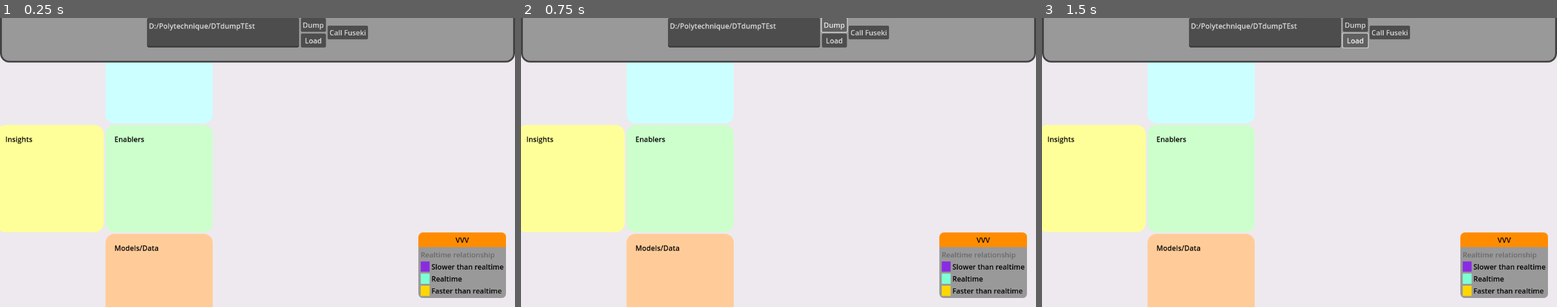
Above: before the commit, frames 1-3 (left to right).
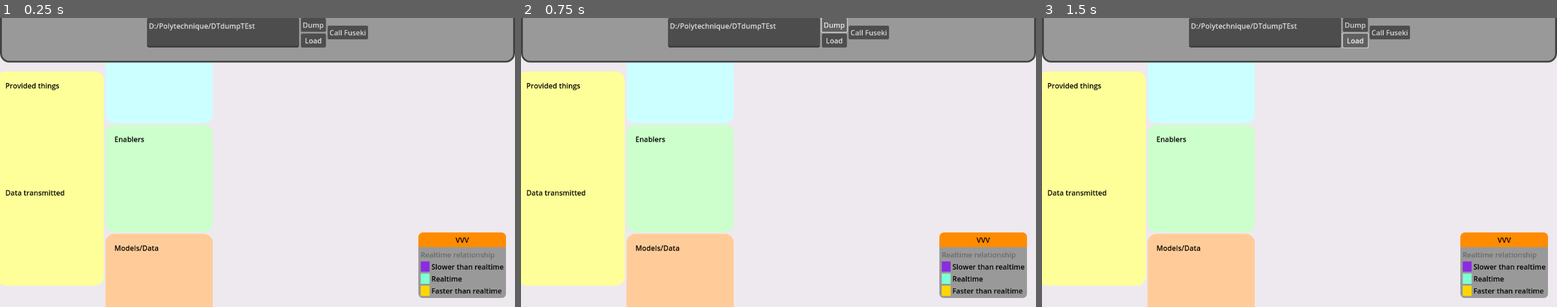
Above: after the commit, the same moments.

Repository: oakeslab-polymtl/DTInsight
Game: Godot game, scene res://MainScene/MainScene.tscn
Two runs of this game, one before a commit and one after it. Both use one fixed random seed, a clock stepped at 60 frames per second and the inputs below.
Inputs:
- Up to frame 1 (0.25 s): no input
- Up to frame 2 (0.75 s): click "Dump" at 0.5 s
- Up to frame 3 (1.5 s): click "Load" at 1.25 s

The runs differ from the first frame. In frame 1, 7.7% of the frame differs, in the area x 0-21%, y 18-93%; in frame 2, 7.7%; in frame 3, 7.7%.
Error before the commit: Attempt to call function 'store_string' in base 'null instance' on a null instance. (res://Fuseki/Dump/FusekiDumper.gd:49)
Error after the commit: Attempt to call function 'store_string' in base 'null instance' on a null instance. (res://Fuseki/Dump/FusekiDumper.gd:52)

Commit message:
Added data transmitted in pt

Diff:
--- a/DTContainer/DT&PTContainer.gd
+++ b/DTContainer/DT&PTContainer.gd
@@ -6,7 +6,8 @@
 @onready var service_container = $DTContainer/ServicesPanel/ServicesContainer
 @onready var enabler_container = $DTContainer/EnablersPanel/EnablersContainer
 @onready var model_container = $DTContainer/ModelsPanel/ModelsContainer
-@onready var insight_container = $PTContainer/PanelContainer/InsightsContainer
+@onready var provided_things_container = $PTContainer/ProvidedThingsPanel/ProvidedThingsContainer
+@onready var data_transmitted_container = $PTContainer/DataTransmittedPanel/DataTransmittedContainer
 
 #Container side enum
 enum ContainerSide {
@@ -16,7 +17,7 @@
 }
 
 #Access to fuseki data
-var fuseki_data = null
+var fuseki_data : FusekiData = null
 
 #Load the generic display scene
 const GenericDisplay = preload("res://GenericDisplay/generic_display.tscn")
@@ -63,7 +64,8 @@
 	update_node_with(service_container, fuseki_data.service)
 	update_node_with(enabler_container, fuseki_data.enabler)
 	update_node_with(model_container, fuseki_data.model)
-	update_node_with(insight_container, fuseki_data.insight)
+	update_node_with(provided_things_container, fuseki_data.provided_thing)
+	update_node_with(data_transmitted_container, fuseki_data.data_transmitted)
 
 #Update a node with Fuseki element data by creating a generic display node
 func update_node_with(visual_container, fuseki_node_data : Dictionary):
@@ -109,7 +111,7 @@
 
 func get_all_connected_to(element_name : String) -> Array[String]:
 	var all_connected : Array[String]= [element_name]
-	for link in fuseki_data.enabler_to_service + fuseki_data.model_to_enabler + fuseki_data.service_to_insight:
+	for link in fuseki_data.enabler_to_service + fuseki_data.model_to_enabler + fuseki_data.service_to_provided_thing:
 		if link.first_node_name == element_name:
 			all_connected.append(link.second_node_name)
 		if link.second_node_name == element_name:
@@ -121,7 +123,7 @@
 	if (not fuseki_data == null):
 		update_link_with(fuseki_data.enabler_to_service)
 		update_link_with(fuseki_data.model_to_enabler)
-		update_link_with(fuseki_data.service_to_insight, ContainerSide.TOP)
+		update_link_with(fuseki_data.service_to_provided_thing, ContainerSide.TOP)
 
 #With Fuseki link data draw those links
 func update_link_with(fuseki_link_data, force_side_source : ContainerSide = ContainerSide.ANY):
--- a/DTContainer/DT&PTContainer.tscn
+++ b/DTContainer/DT&PTContainer.tscn
@@ -10,6 +10,13 @@
 bg_color = Color(1, 1, 0.6, 1)
 corner_radius_top_left = 20
 corner_radius_top_right = 20
+
+[sub_resource type="StyleBoxFlat" id="StyleBoxFlat_rl1kt"]
+content_margin_left = 20.0
+content_margin_top = 20.0
+content_margin_right = 20.0
+content_margin_bottom = 20.0
+bg_color = Color(1, 1, 0.6, 1)
 corner_radius_bottom_right = 20
 corner_radius_bottom_left = 20
 
@@ -54,26 +61,42 @@
 
 [node name="PTContainer" type="VBoxContainer" parent="."]
 layout_mode = 2
+theme_override_constants/separation = 0
 alignment = 1
 
-[node name="PanelContainer" type="PanelContainer" parent="PTContainer"]
+[node name="ProvidedThingsPanel" type="PanelContainer" parent="PTContainer"]
 z_index = -1
 layout_mode = 2
 mouse_filter = 1
 theme_override_styles/panel = SubResource("StyleBoxFlat_sp6md")
 
-[node name="InsightsContainer" type="HBoxContainer" parent="PTContainer/PanelContainer"]
+[node name="ProvidedThingsContainer" type="HBoxContainer" parent="PTContainer/ProvidedThingsPanel"]
 custom_minimum_size = Vector2(200, 200)
 layout_mode = 2
 size_flags_vertical = 3
-alignment = 1
 
-[node name="InsightsLabel" type="Label" parent="PTContainer/PanelContainer/InsightsContainer"]
+[node name="ProvidedThingsLabel" type="Label" parent="PTContainer/ProvidedThingsPanel/ProvidedThingsContainer"]
 layout_mode = 2
-size_flags_horizontal = 2
+size_flags_horizontal = 0
 size_flags_vertical = 0
 theme_override_colors/font_color = Color(0, 0, 0, 1)
-text = "Insights"
+text = "Provided things"
+
+[node name="DataTransmittedPanel" type="PanelContainer" parent="PTContainer"]
+z_index = -1
+layout_mode = 2
+theme_override_styles/panel = SubResource("StyleBoxFlat_rl1kt")
+
+[node name="DataTransmittedContainer" type="HBoxContainer" parent="PTContainer/DataTransmittedPanel"]
+custom_minimum_size = Vector2(200, 200)
+layout_mode = 2
+
+[node name="DataTransmittedLabel" type="Label" parent="PTContainer/DataTransmittedPanel/DataTransmittedContainer"]
+layout_mode = 2
+size_flags_horizontal = 0
+size_flags_vertical = 0
+theme_override_colors/font_color = Color(0, 0, 0, 1)
+text = "Data transmitted"
 
 [node name="DTContainer" type="VBoxContainer" parent="."]
 layout_mode = 2
@@ -88,12 +111,10 @@
 [node name="ServicesContainer" type="HBoxContainer" parent="DTContainer/ServicesPanel"]
 custom_minimum_size = Vector2(200, 200)
 layout_mode = 2
-size_flags_vertical = 3
-alignment = 1
 
 [node name="ServicesLabel" type="Label" parent="DTContainer/ServicesPanel/ServicesContainer"]
 layout_mode = 2
-size_flags_horizontal = 2
+size_flags_horizontal = 0
 size_flags_vertical = 0
 theme_override_colors/font_color = Color(0, 0, 0, 1)
 text = "Services"
@@ -108,11 +129,10 @@
 custom_minimum_size = Vector2(200, 200)
 layout_mode = 2
 size_flags_vertical = 3
-alignment = 1
 
 [node name="EnablersLabel" type="Label" parent="DTContainer/EnablersPanel/EnablersContainer"]
 layout_mode = 2
-size_flags_horizontal = 2
+size_flags_horizontal = 0
 size_flags_vertical = 0
 theme_override_colors/font_color = Color(0, 0, 0, 1)
 text = "Enablers"
@@ -127,11 +147,10 @@
 custom_minimum_size = Vector2(200, 200)
 layout_mode = 2
 size_flags_vertical = 3
-alignment = 1
 
 [node name="ModelsLabel" type="Label" parent="DTContainer/ModelsPanel/ModelsContainer"]
 layout_mode = 2
-size_flags_horizontal = 2
+size_flags_horizontal = 0
 size_flags_vertical = 0
 theme_override_colors/font_color = Color(0, 0, 0, 1)
 text = "Models/Data
--- a/Fuseki/Caller/FusekiCallerButton.gd
+++ b/Fuseki/Caller/FusekiCallerButton.gd
@@ -17,13 +17,15 @@
 	await(SparqlRequest.request_completed)
 	query_fuseky(FusekiQueryManager.MODELS_QUERY)
 	await(SparqlRequest.request_completed)
-	query_fuseky(FusekiQueryManager.INSIGHTS_QUERY)
+	query_fuseky(FusekiQueryManager.DATA_TRANSMITTED_QUERY)
+	await(SparqlRequest.request_completed)
+	query_fuseky(FusekiQueryManager.PROVIDED_THINGS_QUERY)
 	await(SparqlRequest.request_completed)
 	query_fuseky(FusekiQueryManager.ENABLERS_TO_SERVICES_QUERY)
 	await(SparqlRequest.request_completed)
 	query_fuseky(FusekiQueryManager.MODELS_TO_ENABLERS_QUERY)
 	await(SparqlRequest.request_completed)
-	query_fuseky(FusekiQueryManager.SERVICES_TO_INSIGHTS_QUERY)
+	query_fuseky(FusekiQueryManager.SERVICES_TO_PROVIDED_THINGS_QUERY)
 	await(SparqlRequest.request_completed)
 	FusekiSignals.fuseki_data_updated.emit()
 	disabled = false
--- a/Fuseki/Caller/FusekiQuery.gd
+++ b/Fuseki/Caller/FusekiQuery.gd
@@ -47,20 +47,29 @@
 	OPTIONAL {?model ?attribute ?value}
 }"
 
-const INSIGHTS_QUERY = "PREFIX DTDFvocab:   <https://bentleyjoakes.github.io/DTDF/vocab/DTDFVocab#>
+const PROVIDED_THINGS_QUERY = "PREFIX DTDFvocab:   <https://bentleyjoakes.github.io/DTDF/vocab/DTDFVocab#>
 PREFIX rdfs:        <http://www.w3.org/2000/01/rdf-schema#>
 
 SELECT *
 WHERE {
-	?insight a DTDFvocab:Insight .
-	OPTIONAL {?insight ?attribute ?value}
+	?provided a DTDFvocab:ProvidedThing .
+	OPTIONAL {?provided ?attribute ?value}
 }"
 
-const SERVICES_TO_INSIGHTS_QUERY = "PREFIX DTDFvocab:   <https://bentleyjoakes.github.io/DTDF/vocab/DTDFVocab#>
+const SERVICES_TO_PROVIDED_THINGS_QUERY = "PREFIX DTDFvocab:   <https://bentleyjoakes.github.io/DTDF/vocab/DTDFVocab#>
 PREFIX rdfs:        <http://www.w3.org/2000/01/rdf-schema#>
 
 SELECT *
 WHERE {
 	?service a DTDFvocab:Service .
-	?service DTDFvocab:provides ?insight
+	?service DTDFvocab:provides ?provided
 }"
+
+const DATA_TRANSMITTED_QUERY = "PREFIX DTDFvocab:   <https://bentleyjoakes.github.io/DTDF/vocab/DTDFVocab#>
+PREFIX rdfs:        <http://www.w3.org/2000/01/rdf-schema#>
+
+SELECT *
+WHERE {
+	?dataT a DTDFvocab:DataTransmitted .
+	OPTIONAL {?dataT ?attribute ?value}
+}"
--- a/Fuseki/Data/FusekiData.gd
+++ b/Fuseki/Data/FusekiData.gd
@@ -16,8 +16,9 @@
 var service : Dictionary
 var enabler : Dictionary
 var model : Dictionary
-var insight : Dictionary
-var service_to_insight : Array[GenericLinkedNodes]
+var provided_thing : Dictionary
+var data_transmitted : Dictionary
+var service_to_provided_thing : Array[GenericLinkedNodes]
 var enabler_to_service : Array[GenericLinkedNodes]
 var model_to_enabler : Array[GenericLinkedNodes]
 
@@ -43,17 +44,18 @@
 		enabler_to_service = parse_fuseki_json(json, true)
 	elif ("model" in json_head && "enabler" in json_head):
 		model_to_enabler = parse_fuseki_json(json, true)
-	elif ("service" in json_head && "insight" in json_head):
-		service_to_insight = parse_fuseki_json(json, true)
-		dump("to_console = true", true)
+	elif ("service" in json_head && "provided" in json_head):
+		service_to_provided_thing = parse_fuseki_json(json, true)
 	elif ("service" in json_head):
 		service = parse_fuseki_json(json)
 	elif("enabler" in json_head):
 		enabler = parse_fuseki_json(json)
 	elif ("model" in json_head):
 		model = parse_fuseki_json(json)
-	elif ("insight" in json_head):
-		insight = parse_fuseki_json(json)
+	elif ("dataT" in json_head):
+		data_transmitted = parse_fuseki_json(json)
+	elif ("provided" in json_head):
+		provided_thing = parse_fuseki_json(json)
 
 #Parse the json from Fuseki into internal data structure
 #Return an Array of GenericLinkedNodes or a Dictionary depending on the data type
@@ -120,7 +122,7 @@
 	service = {}
 	enabler = {}
 	model = {}
-	insight = {}
-	service_to_insight = []
+	provided_thing = {}
+	service_to_provided_thing = []
 	enabler_to_service = []
 	model_to_enabler = []
--- a/Fuseki/Dump/FusekiDumper.gd
+++ b/Fuseki/Dump/FusekiDumper.gd
@@ -10,8 +10,9 @@
 const enablers_indicator = "Enablers :"
 const models_to_enablers_indicator = "Models to enablers :"
 const models_indicator = "Models :"
-const insights_indicator = "Insights :"
-const services_to_insights_indicator = "Services to indicator"
+const provided_thing_indicator = "ProvidedThings :"
+const services_to_provided_thing_indicator = "Services to provided thing :"
+const data_transmitted_indicator = "Data transmitted :"
 const EOF_indicator = ""
 
 #FusekiDataManager
@@ -37,10 +38,12 @@
 	dump_string += dump_array_link(data.model_to_enabler)
 	dump_string += models_indicator + "\n"
 	dump_string += dump_dictionary(data.model)
-	dump_string += insights_indicator + "\n"
-	dump_string += dump_dictionary(data.insight)
-	dump_string += services_to_insights_indicator + "\n"
-	dump_string += dump_array_link(data.service_to_insight)
+	dump_string += provided_thing_indicator + "\n"
+	dump_string += dump_dictionary(data.provided_thing)
+	dump_string += services_to_provided_thing_indicator + "\n"
+	dump_string += dump_array_link(data.service_to_provided_thing)
+	dump_string += data_transmitted_indicator + "\n"
+	dump_string += dump_dictionary(data.data_transmitted)
 
 	if(to_console):
 		print(dump_string)
@@ -72,9 +75,10 @@
 	fuseki_data.enabler_to_service = load_array_link(content.slice(content.find(enablers_to_services_indicator), content.find(enablers_indicator)))
 	fuseki_data.enabler = load_dictionary(content.slice(content.find(enablers_indicator), content.find(models_to_enablers_indicator)))
 	fuseki_data.model_to_enabler = load_array_link(content.slice(content.find(models_to_enablers_indicator), content.find(models_indicator)))
-	fuseki_data.model = load_dictionary(content.slice(content.find(models_indicator), content.find(insights_indicator)))
-	fuseki_data.insight = load_dictionary(content.slice(content.find(insights_indicator), content.find(services_to_insights_indicator)))
-	fuseki_data.service_to_insight = load_array_link(content.slice(content.find(services_to_insights_indicator), content.find(EOF_indicator)))
+	fuseki_data.model = load_dictionary(content.slice(content.find(models_indicator), content.find(provided_thing_indicator)))
+	fuseki_data.provided_thing = load_dictionary(content.slice(content.find(provided_thing_indicator), content.find(services_to_provided_thing_indicator)))
+	fuseki_data.service_to_provided_thing = load_array_link(content.slice(content.find(services_to_provided_thing_indicator), content.find(data_transmitted_indicator)))
+	fuseki_data.data_transmitted = load_dictionary(content.slice(content.find(data_transmitted_indicator), content.find(EOF_indicator)))
 	FusekiSignals.fuseki_data_updated.emit()
 
 static func load_dictionary(lines : Array[String]) -> Dictionary:
Not shown: 1 places in DTContainer/DT&PTContainer.tscn that only renumber resources
